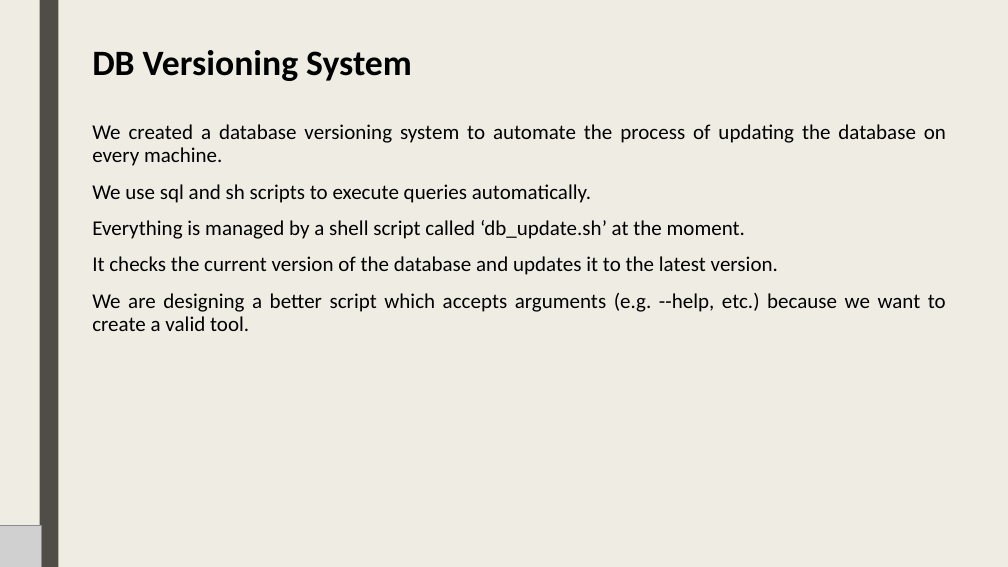
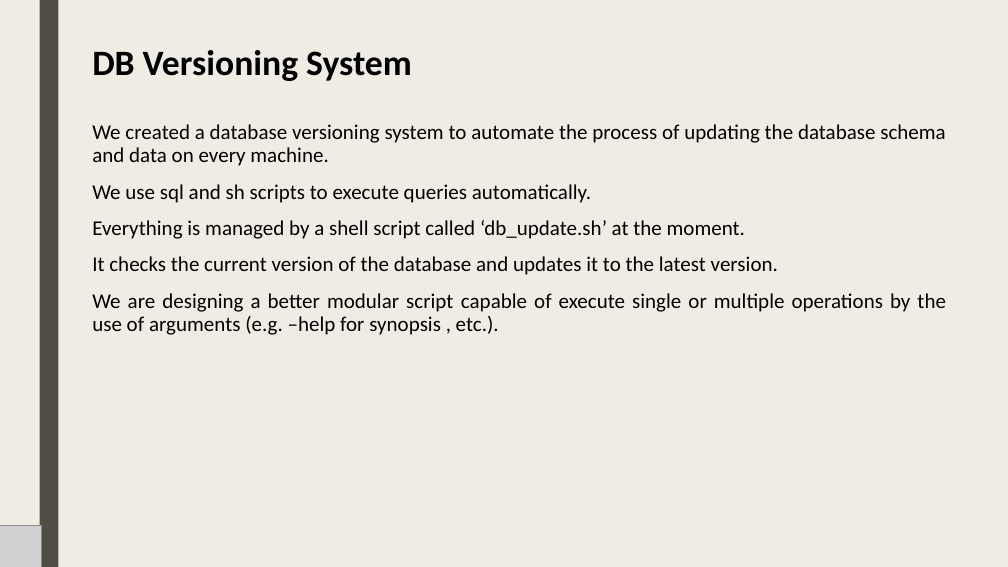
Before and after one commit to lt-scuolalavoro/suit, a slide deck: slide 24 of resources/EN - Suit Database + Backup Slides.pptx. Drawn at 1008x567 pixels with LibreOffice and Linux fonts; fonts in the diff are those of the drawing; grey boxes stand for pictures. Boxes give left, top, right and bottom in pixels: in the first picture for what was removed or moved away, otherwise in the second. Text is boxed around its words. In the diff, an @@ line names an element or a change of style, - is before the commit and + after.

Commit message:
Update presentation

```diff
--- a/resources/EN - Suit Database + Backup Slides.pptx
+++ b/resources/EN - Suit Database + Backup Slides.pptx
@@ text at <box>92,124,945,166</box>: text changed @@
-We created a database versioning system to automate the process of updating the database on every machine.
+We created a database versioning system to automate the process of updating the database schema and data on every machine.
@@ text at <box>92,293,946,335</box>: text changed @@
-We are designing a better script which accepts arguments (e.g. --help, etc.) because we want to create a valid tool.
+We are designing a better modular script capable of execute single or multiple operations by the use of arguments (e.g. –help for synopsis , etc.).
```
Also in this commit, not shown: 7 other slides changed, 1 other file.
